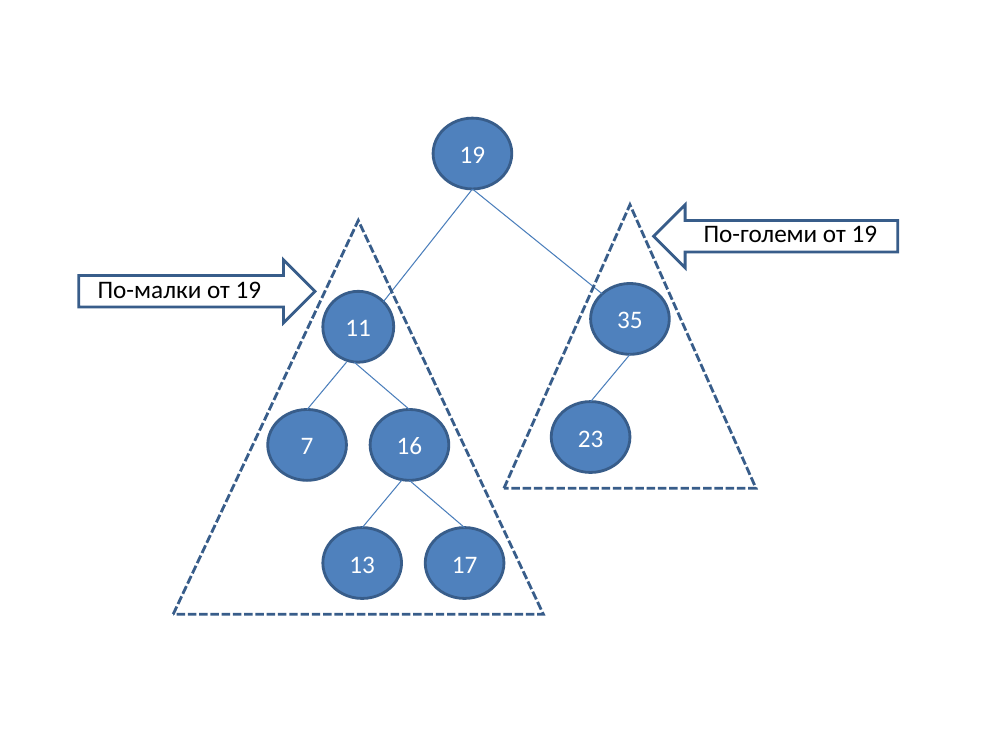
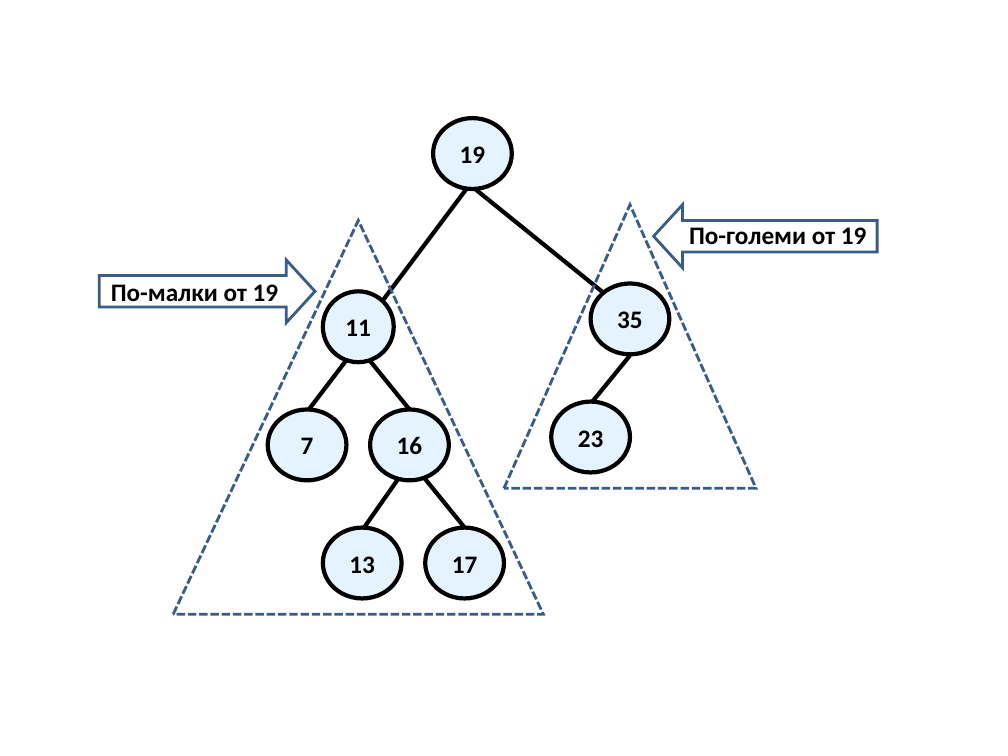
Before and after one commit to nakov/introjavabook, a slide deck: slide 6 of resources/images/Chapter-14.2-Data-Structures-Trees-Hashes/Graphs and Threes.ppt (slide 5 before the commit). Drawn at 1008x756 pixels with LibreOffice and Linux fonts; fonts in the diff are those of the drawing. Boxes give left, top, right and bottom in pixels: in the first picture for what was removed or moved away, otherwise in the second. Text is boxed around its words. In the diff, an @@ line names an element or a change of style, - is before the commit and + after.

```diff
--- a/resources/images/Chapter-14.2-Data-Structures-Trees-Hashes/Graphs and Threes.ppt
+++ b/resources/images/Chapter-14.2-Data-Structures-Trees-Hashes/Graphs and Threes.ppt
@@ line moved from (383, 301) - (473, 188) to (383, 299) - (467, 188) @@
@@ line (383, 299) - (467, 188): stroke #4A7EBB 0.74 pt to #000000 3 pt @@
@@ line moved from (473, 190) - (602, 293) to (476, 190) - (602, 291) @@
@@ line (476, 190) - (602, 291): stroke #4A7EBB 0.74 pt to #000000 3 pt @@
@@ right arrow: place and size @@
-right arrow at (653,205,897,268)
+right arrow at (653,205,877,268)
@@ right arrow at (653,205,877,268): proportions changed @@
@@ text "По-големи от 19": place and size @@
-text "По-големи от 19" at (704,225,878,242)
+text "По-големи от 19" at (689,227,867,251)
@@ text "По-големи от 19" at (689,227,867,251): bold on @@
@@ right arrow at (99,260,314,324): proportions changed @@
@@ right arrow: place and size @@
-right arrow at (79,260,314,324)
+right arrow at (99,260,314,324)
@@ text "По-малки от 19" at (111,284,279,308): bold on @@
@@ text "По-малки от 19": place and size @@
-text "По-малки от 19" at (98,281,262,299)
+text "По-малки от 19" at (111,284,279,308)
@@ line (593, 401) - (630, 356): stroke #4A7EBB 0.74 pt to #000000 3 pt @@
@@ line (309, 409) - (347, 360): stroke #4A7EBB 0.74 pt to #000000 3 pt @@
@@ line moved from (354, 362) - (409, 409) to (370, 360) - (409, 409) @@
@@ line (370, 360) - (409, 409): stroke #4A7EBB 0.74 pt to #000000 3 pt @@
@@ line moved from (362, 527) - (401, 481) to (364, 527) - (398, 478) @@
@@ line (364, 527) - (398, 478): stroke #4A7EBB 0.74 pt to #000000 3 pt @@
@@ line moved from (409, 481) - (465, 527) to (424, 479) - (465, 527) @@
@@ line (424, 479) - (465, 527): stroke #4A7EBB 0.74 pt to #000000 3 pt @@
@@ text colour #FFFFFF to #000000, bold on; fill #4F81BD to #E5F3FF; outline #385D8A 2.01 pt to #000000 3 pt in 8 elements at (323,291,393,362), (591,283,669,354), (551,401,630,472), (268,409,347,480), (370,409,449,480), (433,118,512,188), (323,527,401,598), (425,527,504,598) @@
```
Also in this commit, not shown: 11 other slides changed, 1 slide added, 16 other files.
